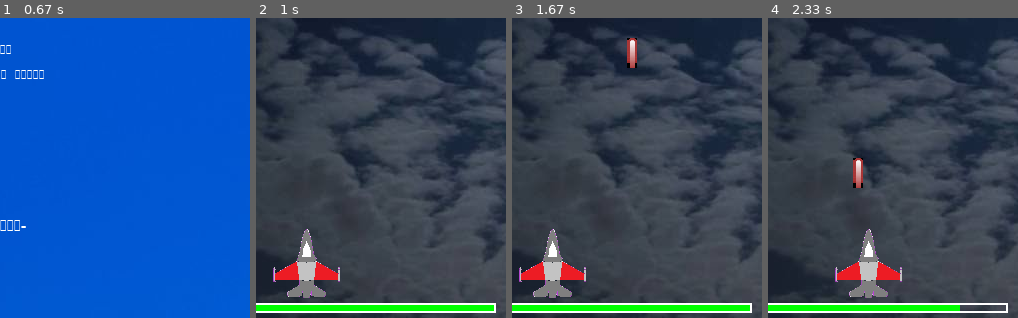
Above: before the commit, frames 1-4 (left to right).
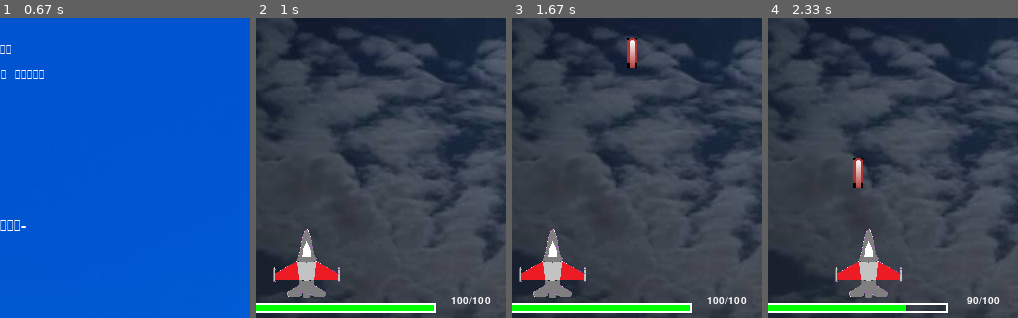
Above: after the commit, the same moments.

Repository: wendy062644/PyGame
Game: pygame game, started from PyGame遊戲練習.py
Two runs of this game, one before a commit and one after it. Both use one fixed random seed, a clock stepped at 60 frames per second and the inputs below.
Inputs:
- Up to frame 1 (0.67 s): hold Right from 0.33 s (still down)
- Up to frame 2 (1 s): release Right at 0.8 s; hold Right from 0.83 s (still down)
- Up to frame 3 (1.67 s): release Right at 1.3 s; hold Left from 1.33 s (still down); tap Space at 1.4 s
- Up to frame 4 (2.33 s): tap Space at 1.7, 1.97, 2.27 s; release Left at 1.87 s; hold Right 1.9-2.3 s
The pictures show only the part of the screen within x 50-100%, y 50-100%; the shares and areas given below are measured in that part.

Frame 1 is identical in both runs. In frame 2, 1.0% of the frame differs, in the area x 71-96%, y 93-99%; in frame 3, 1.0%; in frame 4, 0.9%.

Commit message:
Update PyGame遊戲練習.py

Diff:
--- a/PyGame遊戲練習.py
+++ b/PyGame遊戲練習.py
@@ -89,17 +89,18 @@
                 waitting = False
                 pygame.quit()
 
-
 def print_health(surf, hp, x, y):
     if hp < 0:
         hp = 0
-    BAR_LENGTH = WIDTH-20
+    BAR_LENGTH = WIDTH-80
     BAR_HEIGTH = 10
     fill = (hp/100)*BAR_LENGTH
     outline_rect = pygame.Rect(x, y, BAR_LENGTH, BAR_HEIGTH)
     fill_rect = pygame.Rect(x, y, fill, BAR_HEIGTH)
     pygame.draw.rect(surf, (0, 255, 0), fill_rect)
     pygame.draw.rect(surf, (255, 255, 255), outline_rect, 2)
+    draw_text(screen, str(hp) + '/' + str(100), 15, WIDTH-35, y-7)
+
 
 def draw_lives(surf, lives, img, x, y):
     for i in range(lives):
@@ -166,7 +167,7 @@
 
     def update(self):
         if self.hidden and pygame.time.get_ticks() - self.hide_time > 1000:
-            self.hide_time = False
+            self.hidden = False
             self.rect.centerx = WIDTH/2
             self.rect.y = 30
 
@@ -184,7 +185,8 @@
     def hide(self):
         self.hidden = True
         self.hide_time = pygame.time.get_ticks()
-        self.rect.center = (WIDTH/2, HEIGHT+500)
+        self.rect.center = (WIDTH+500, HEIGHT+500)
+
 
 class PlayerAttack(pygame.sprite.Sprite):
     def __init__(self, x, y):
@@ -227,7 +229,6 @@
 show_lobby = True
 
 while running:
-
     if show_lobby:
         close = draw_lobby()
         if close:
